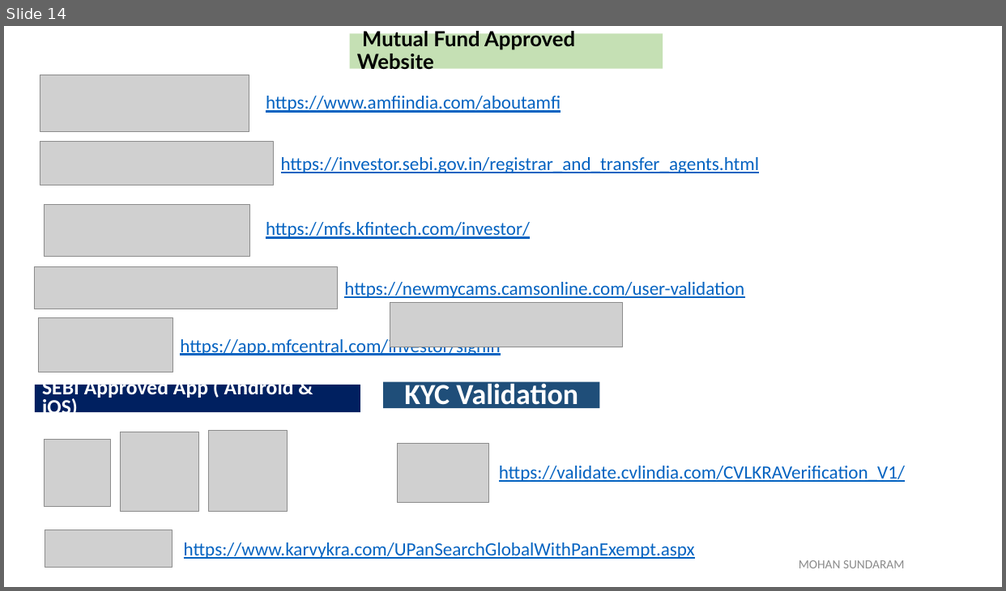
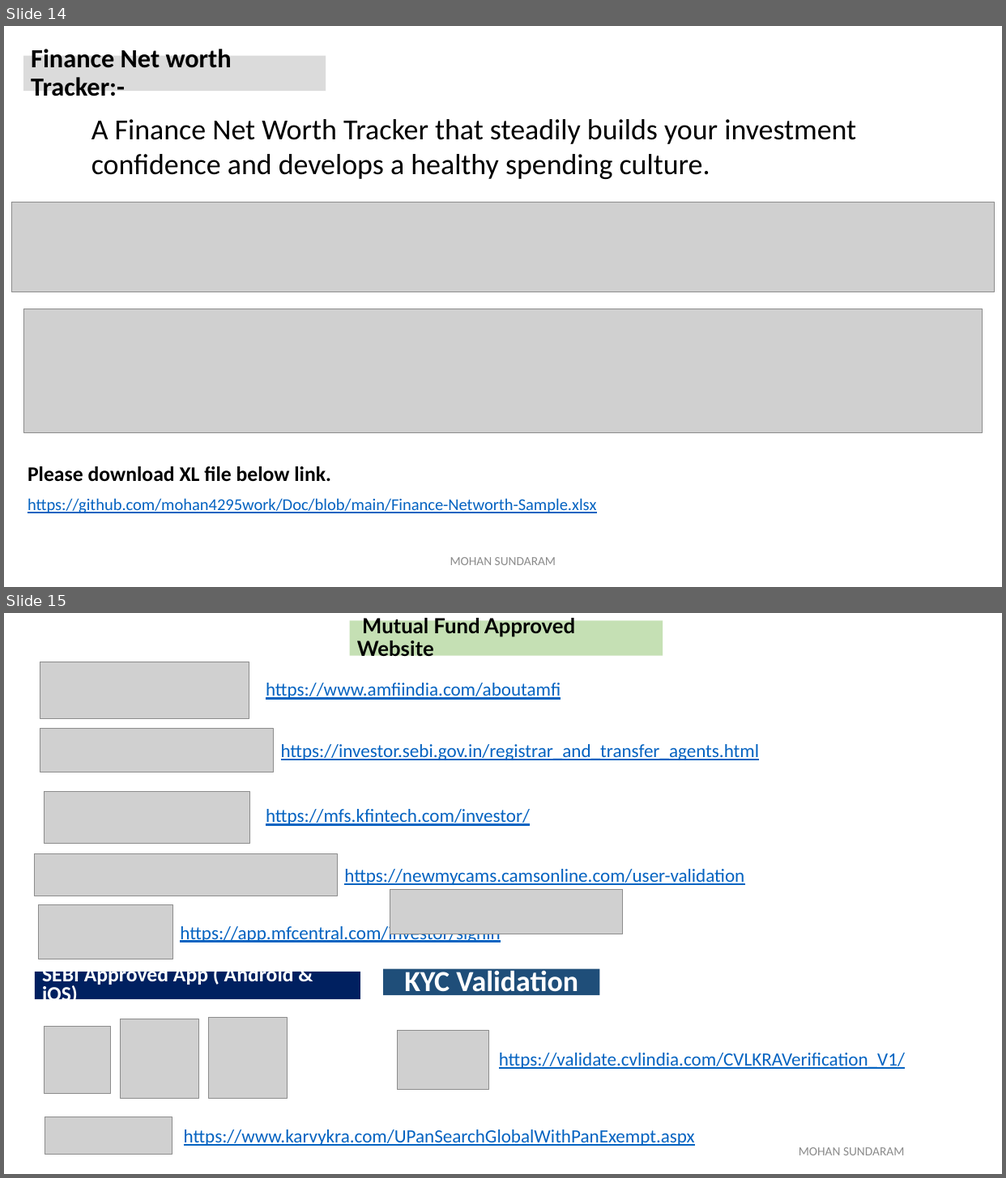
Before and after one commit to mohan4295work/Doc, a slide deck: Mutual Fund.pptx. Shown one above the other, each under a label of ours: slide 14 before the commit, slides 14 and 15 after it. The pictures are 1006x591 and 1006x1178 pixels, drawn with LibreOffice and Linux fonts; fonts in the diff are those of the drawing; grey boxes stand for pictures. Boxes give left, top, right and bottom in pixels: in the first picture for what was removed or moved away, otherwise in the second. Text is boxed around its words. In the diff, an @@ line names an element or a change of style, - is before the commit and + after.

```diff
--- a/Mutual Fund.pptx
+++ b/Mutual Fund.pptx
@@ slide 14 added at bbox=[4, 26, 1002, 587], background #FFFFFF @@
@@ title added at bbox=[23, 56, 326, 91], fill #DBDBDB, 25.2 pt, text #000000, bold @@
+Finance Net worth Tracker:-
@@ text added at bbox=[91, 119, 856, 179], 28 pt, text #000000 @@
+A Finance Net Worth Tracker that steadily builds your investment confidence and develops a healthy spending culture.
@@ picture added at bbox=[12, 202, 995, 292] @@
@@ picture added at bbox=[23, 309, 982, 433] @@
@@ text added at bbox=[27, 467, 596, 514], 16 pt, text #0563C1, underline @@
+Please download XL file below link.
+https://github.com/mohan4295work/Doc/blob/main/Finance-Networth-Sample.xlsx
@@ text added at bbox=[450, 557, 556, 565], 12 pt, text #8C8C8C @@
+MOHAN SUNDARAM
@@ what was slide 14 is now slide 15 @@
```
Also in this commit, not shown: 3 slides changed.
